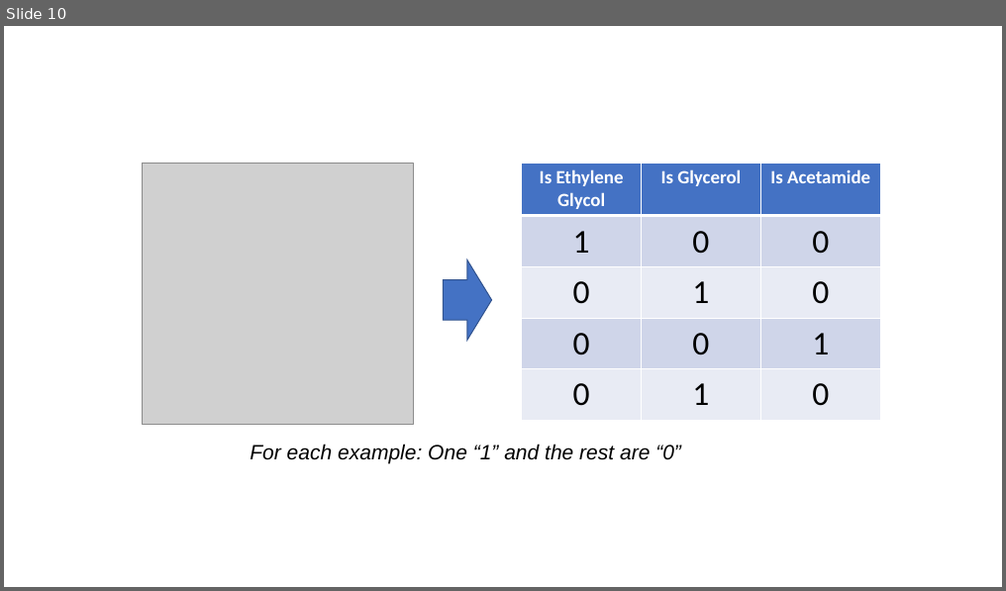
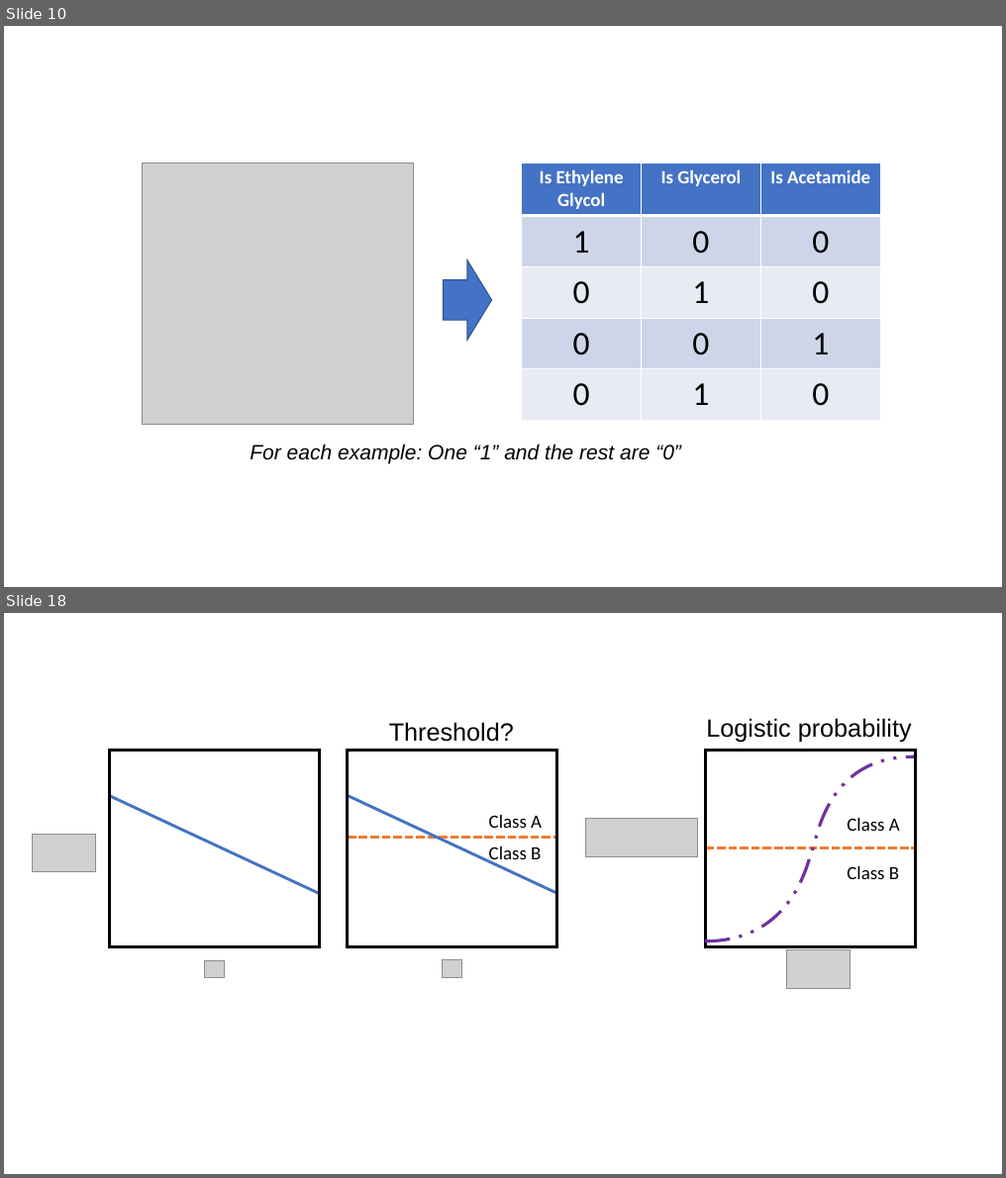
Before and after one commit to UWDIRECT/UWDIRECT.github.io, a slide deck: dsmcer_2023_update/Lecture_Notebooks/L4_visual_support.pptx. Shown one above the other, each under a label of ours: slide 10 before the commit, slides 10 and 18 after it; the slides between them are not shown. The pictures are 1006x591 and 1006x1178 pixels, drawn with LibreOffice and Linux fonts; fonts in the diff are those of the drawing; grey boxes stand for pictures. Boxes give left, top, right and bottom in pixels: in the first picture for what was removed or moved away, otherwise in the second. Text is boxed around its words. In the diff, an @@ line names an element or a change of style, - is before the commit and + after.

```diff
--- a/dsmcer_2023_update/Lecture_Notebooks/L4_visual_support.pptx
+++ b/dsmcer_2023_update/Lecture_Notebooks/L4_visual_support.pptx
@@ slide 18 added at bbox=[4, 613, 1002, 1174], background #FFFFFF @@
@@ text added at bbox=[389, 722, 514, 742], 24 pt, text #000000 @@
+Threshold?
@@ text added at bbox=[706, 718, 912, 743], 24 pt, text #000000 @@
+Logistic probability
@@ rectangle added at bbox=[110, 750, 319, 947], outline #000000 3 pt @@
@@ rectangle added at bbox=[348, 750, 557, 947], outline #000000 3 pt @@
@@ rectangle added at bbox=[706, 750, 915, 947], outline #000000 3 pt @@
@@ freeform shape added at bbox=[706, 757, 915, 942], outline #7030A0 3 pt dashed @@
@@ line added from (110, 796) to (319, 894), #4472C4 2.75 pt @@
@@ line added from (348, 796) to (557, 894), #4472C4 2.75 pt @@
@@ text added at bbox=[489, 815, 542, 828], 18 pt, text #000000 @@
+Class A
@@ picture added at bbox=[586, 818, 698, 857] @@
@@ text added at bbox=[846, 818, 900, 831], 18 pt, text #000000 @@
+Class A
@@ picture added at bbox=[33, 834, 96, 872] @@
@@ line added from (348, 838) to (557, 838), #ED7D31 2.75 pt dashed @@
@@ text added at bbox=[489, 847, 541, 864], 18 pt, text #000000 @@
+Class B
@@ line added from (706, 849) to (915, 849), #ED7D31 2.75 pt dashed @@
@@ text added at bbox=[846, 866, 899, 879], 18 pt, text #000000 @@
+Class B
@@ picture added at bbox=[205, 960, 224, 978] @@
@@ picture added at bbox=[443, 960, 462, 978] @@
@@ picture added at bbox=[787, 950, 850, 988] @@
```
Also in this commit, not shown: 7 other slides added, 1 slide removed.
